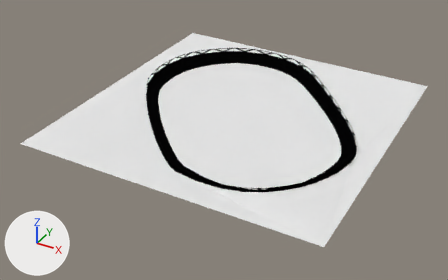
An edit to the Blender file Assets/Terrain/Velodrome/VelodromeMK2/VelodromeMK2Fence.blend, drawn before and after from the same camera.
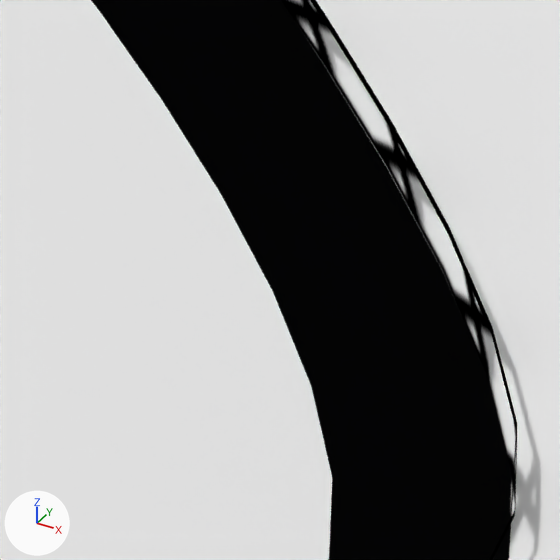
There are two pictures of each version: one whole from a camera (50 mm lens) standing at (8.59, -16.11, 10.16) and looking at (-0.21, -0.7, -0.6), one close up on the part from 70% to 80% of the width and 38% to 55% of the height. The axes (+X, +Y, +Z) are drawn at lower left. The lights are the same throughout.

Names of what the first close-up shows: 'FenceBack', 'FenceTop', 'FenceTopBack', 'Ground'.
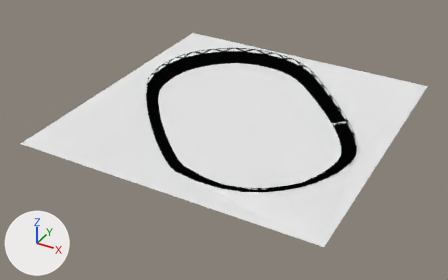
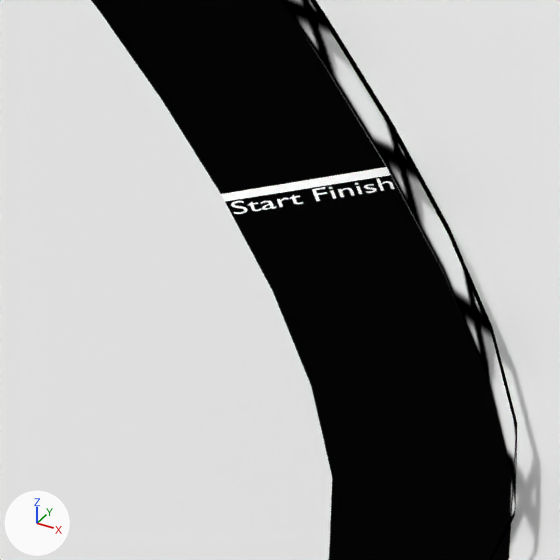
Location of each change, (x1, y1, x2, y2) in pixels of the close-ups (560 x 560 px):
part 1 of me_mesh, added
    after: (0, 0, 560, 560)

The change in detail:
Material 'FinishLine' (mat_finishline) is new.
Its base color is (1.0, 1.0, 1.0) (white #ffffff).
me_mesh is used by ob_ground; location (1.564, -0.221, 0.0).
me_mesh had 124 vertices, 125 faces and spanned x -6.56..3.43, y -4.81..5.23, z 0.0..0.3.
me_mesh now has 959 vertices, 152 faces and spans x -6.56..3.43, y -4.81..5.23, z 0.0..0.3.
me_mesh part 1: 835 vertices added at x 1.31..1.85, y 1.09..1.52, z 0.0..0.08.
me_mesh now uses material mat_finishline (white #ffffff).
